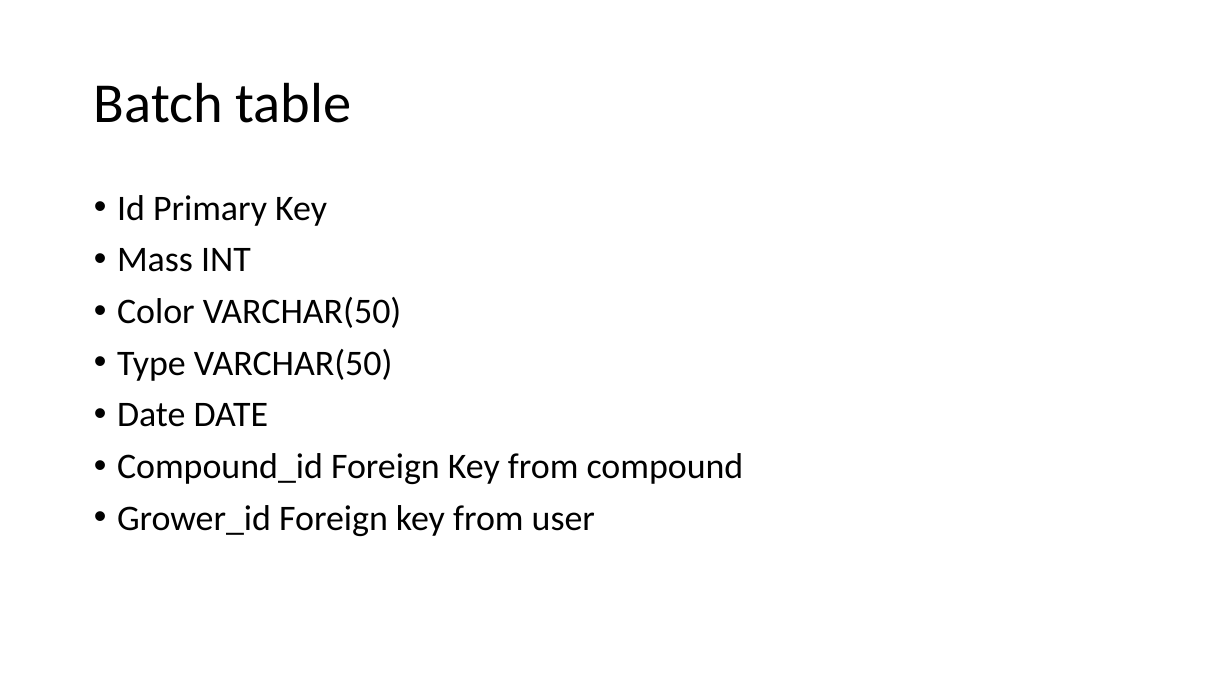
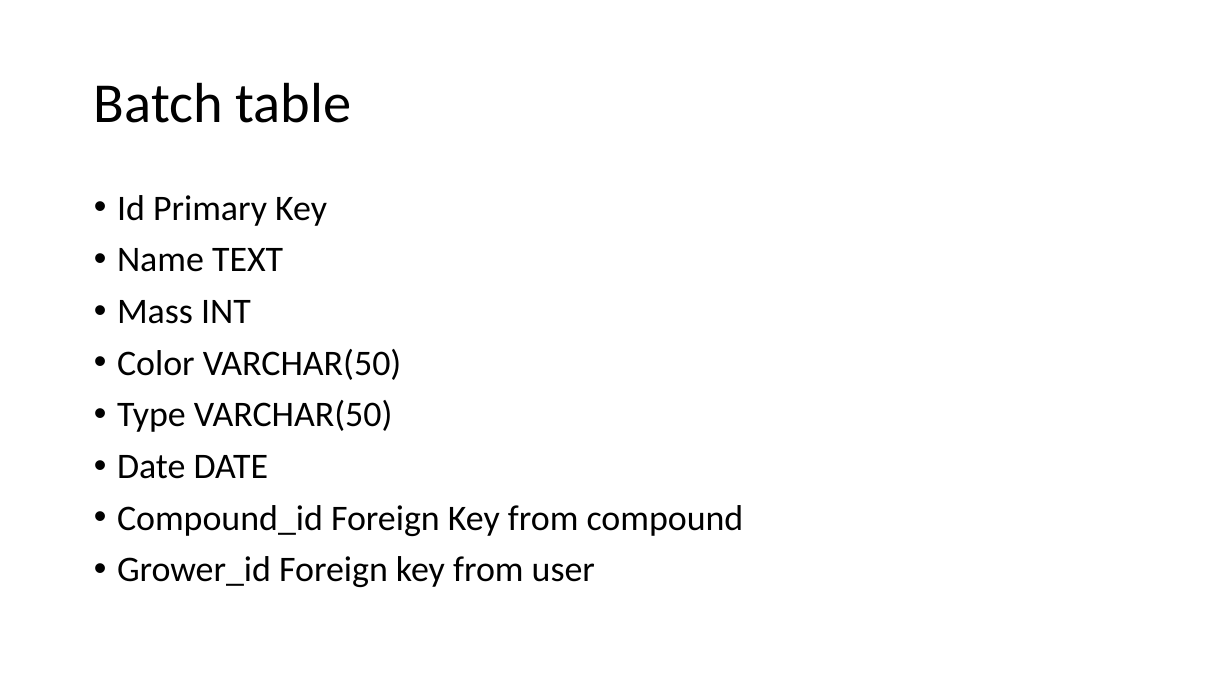
Before and after one commit to jcorain/CollaSci, a slide deck: slide 10 of CollaSciTablesrelationship.pptx. Drawn at 1232x693 pixels with LibreOffice and Linux fonts; fonts in the diff are those of the drawing. Boxes give left, top, right and bottom in pixels: in the first picture for what was removed or moved away, otherwise in the second. Text is boxed around its words. In the diff, an @@ line names an element or a change of style, - is before the commit and + after.

Commit message:
Add batch table

```diff
--- a/CollaSciTablesrelationship.pptx
+++ b/CollaSciTablesrelationship.pptx
@@ text at <box>117,248,283,272</box>: paragraph added @@
+• Name TEXT
```
Also in this commit, not shown: 3 other files.
